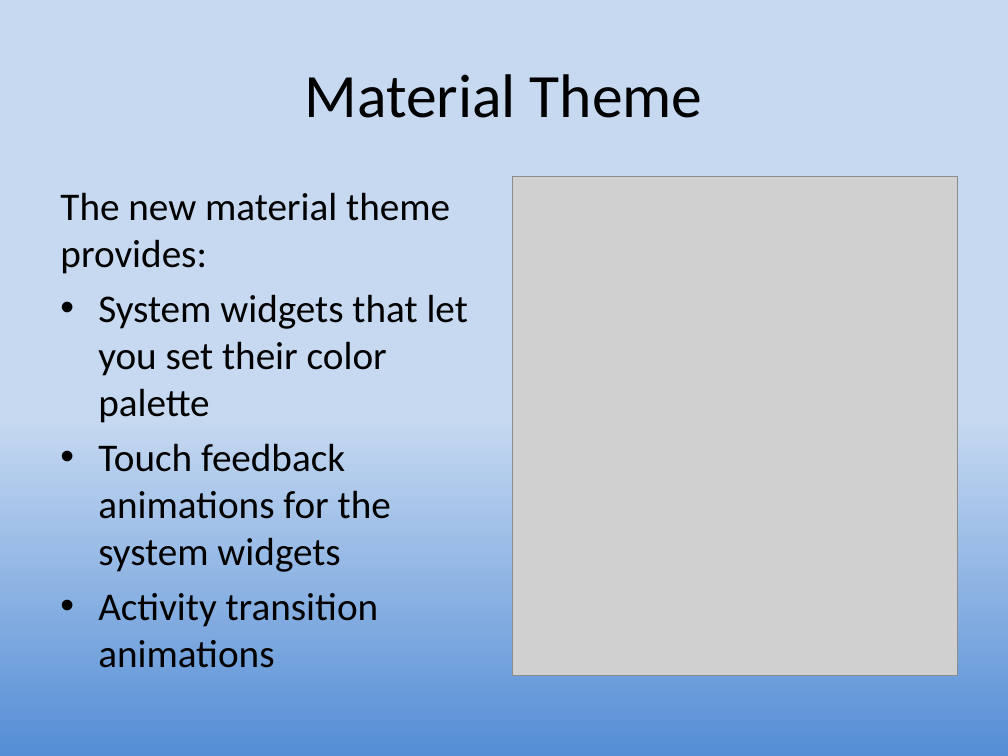
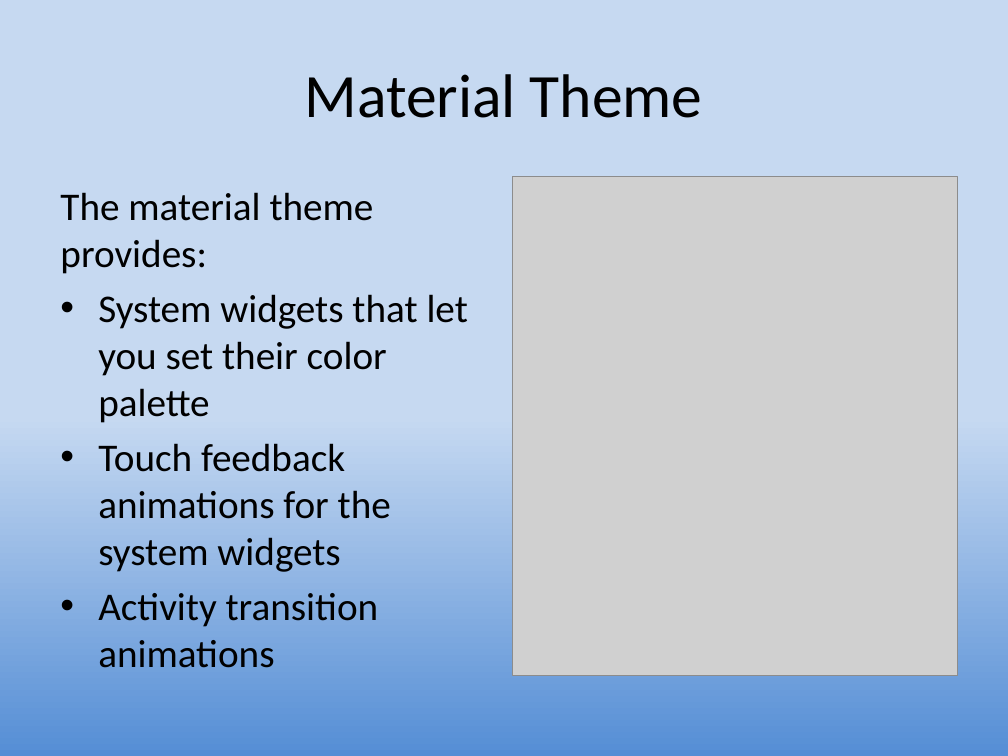
Before and after one commit to UO-CIS/CIS399Android-CourseMaterials, a slide deck: slide 6 of Notes and Slides/CIS399Wk2Day3a-Themes+Styles.pptx. Drawn at 1008x756 pixels with LibreOffice and Linux fonts; fonts in the diff are those of the drawing; grey boxes stand for pictures. Boxes give left, top, right and bottom in pixels: in the first picture for what was removed or moved away, otherwise in the second. Text is boxed around its words. In the diff, an @@ line names an element or a change of style, - is before the commit and + after.

```diff
--- a/Notes and Slides/CIS399Wk2Day3a-Themes+Styles.pptx
+++ b/Notes and Slides/CIS399Wk2Day3a-Themes+Styles.pptx
@@ text at (60, 192, 374, 274): text changed @@
-The new material theme provides:
+The material theme provides:
```
Also in this commit, not shown: 3 other slides changed, 7 other files.
